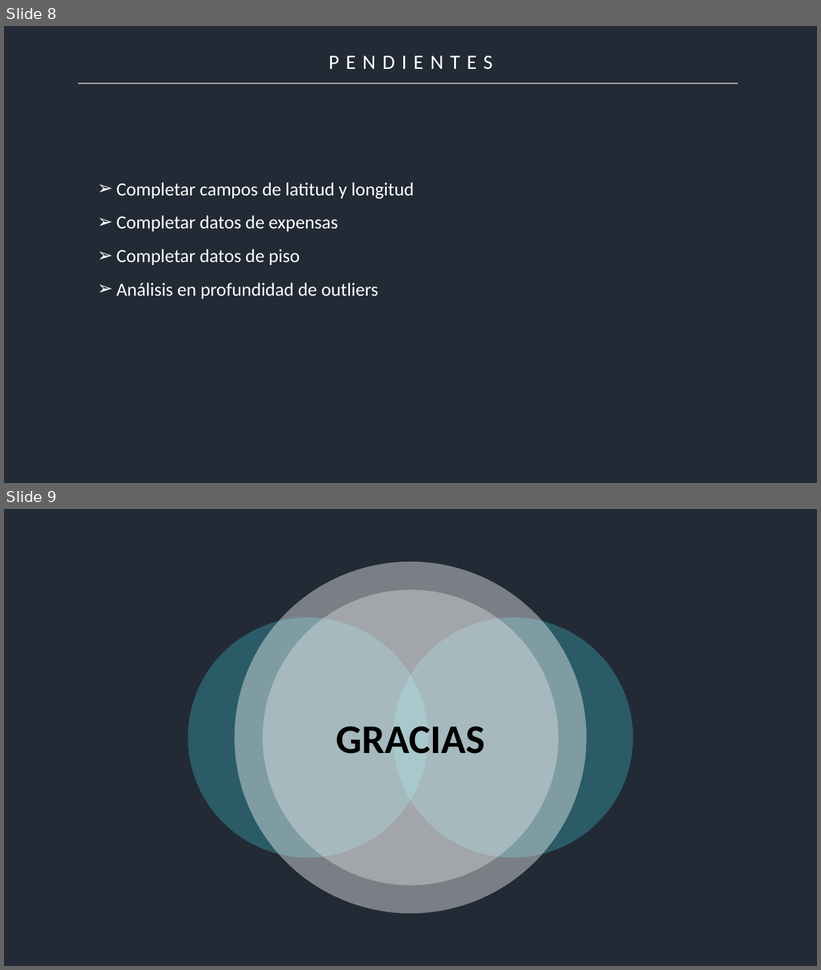
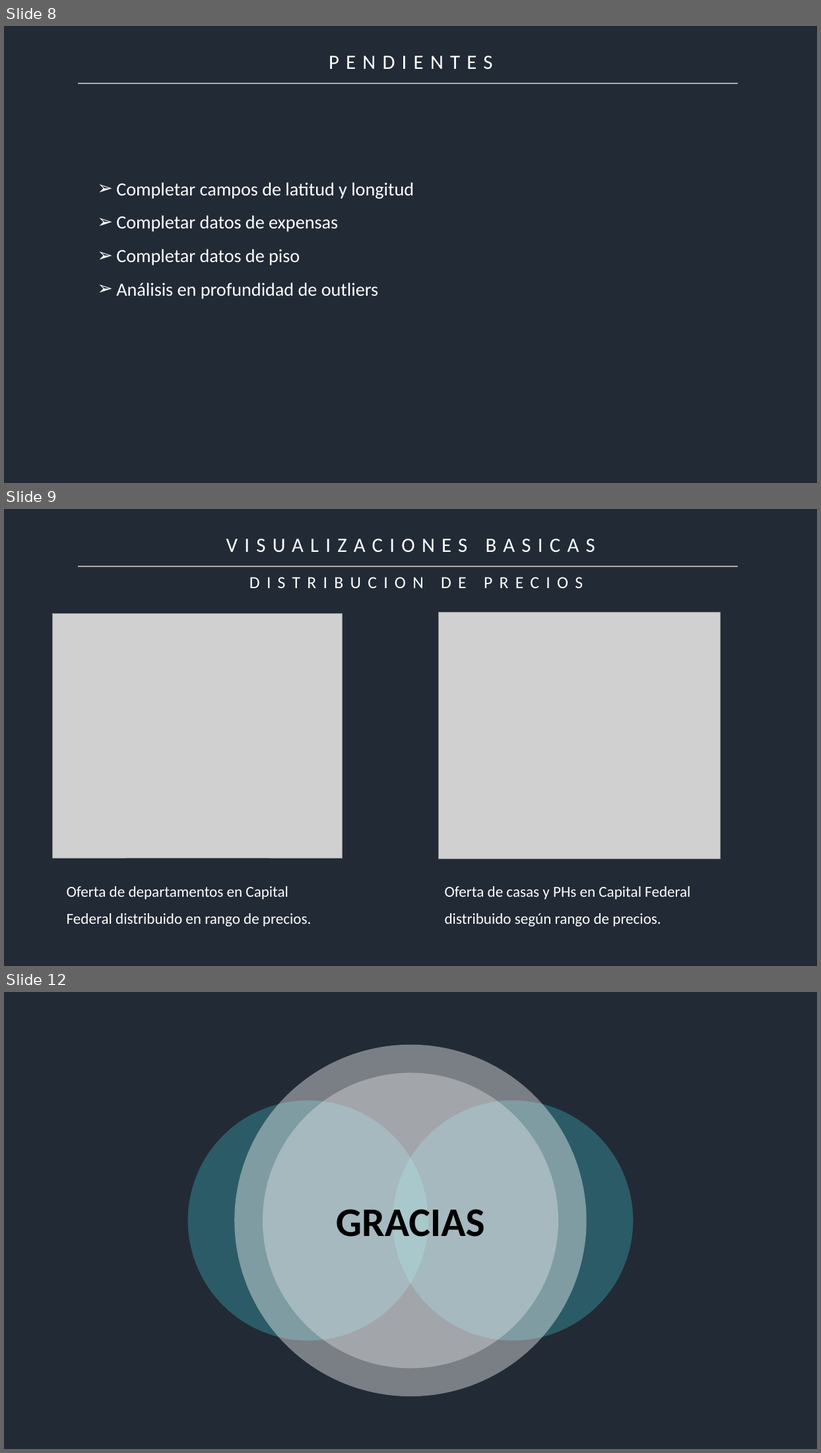
Before and after one commit to mauriciomem/DH_DS_desafio_1_propierati, a slide deck: final/DESAFIO 1.pptx. Shown one above the other, each under a label of ours: slides 8 and 9 before the commit, slides 8, 9 and 12 after it; the slides between them are not shown. The pictures are 821x970 and 821x1453 pixels, drawn with LibreOffice and Linux fonts; fonts in the diff are those of the drawing; grey boxes stand for pictures; background and template pictures are left out. Boxes give left, top, right and bottom in pixels: in the first picture for what was removed or moved away, otherwise in the second. Text is boxed around its words. In the diff, an @@ line names an element or a change of style, - is before the commit and + after.

```diff
--- a/final/DESAFIO 1.pptx
+++ b/final/DESAFIO 1.pptx
@@ slide 9 added at (x1=4, y1=509, x2=817, y2=966), background #222A35 @@
@@ text added at (x1=226, y1=539, x2=595, y2=553), 24 pt, text #FFFFFF @@
+VISUALIZACIONES BASICAS
@@ line added from (79, 566) to (738, 566), #2F5597 1.5 pt @@
@@ text added at (x1=441, y1=577, x2=467, y2=588), 20 pt, text #FFFFFF @@
+DISTRIBUCION DE PRECIOS
@@ picture added at (x1=53, y1=613, x2=343, y2=858) @@
@@ picture added at (x1=439, y1=612, x2=721, y2=859) @@
@@ text added at (x1=67, y1=887, x2=311, y2=927), 18 pt, text #FFFFFF @@
+Oferta de departamentos en Capital Federal distribuido en rango de precios.
@@ text added at (x1=445, y1=887, x2=690, y2=927), 18 pt, text #FFFFFF @@
+Oferta de casas y PHs en Capital Federal distribuido según rango de precios.
@@ what was slide 9 is now slide 12 @@
```
Also in this commit, not shown: 2 other slides added, 1 other file.
